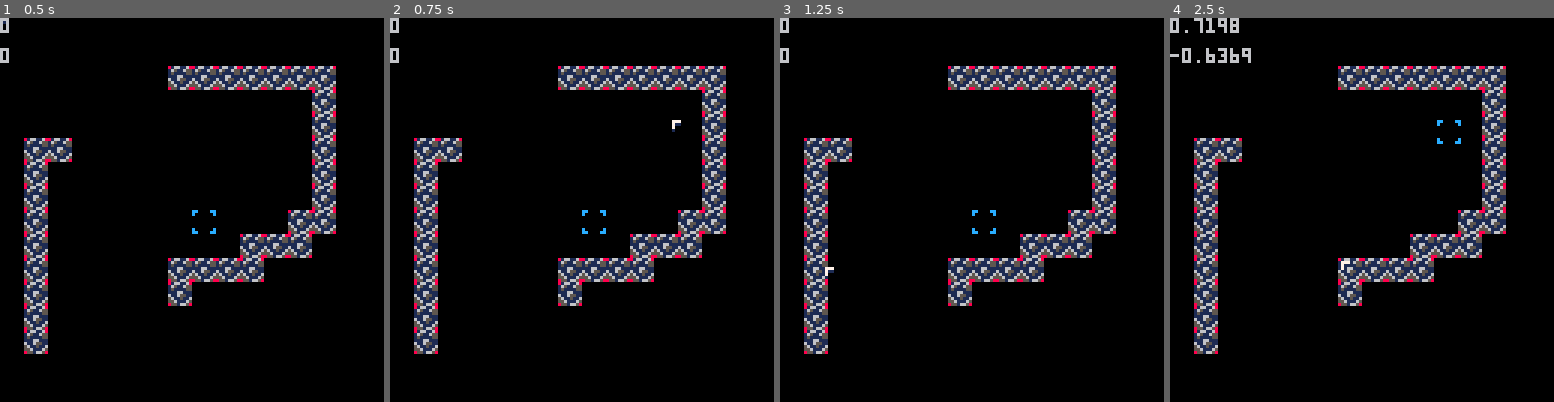
Above: before the commit, frames 1-4 (left to right).
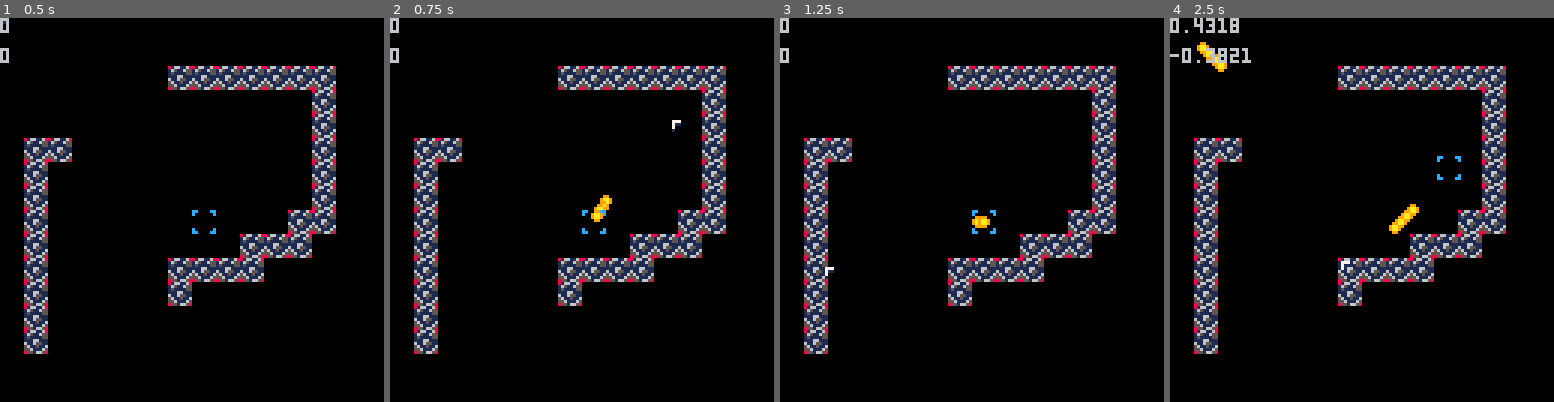
Above: after the commit, the same moments.

Repository: Yolwoocle/birds_with_guns
Game: PICO-8 cartridge zeldalike.p8
Same seed, same stepped clock (60 frames per second), same inputs: the game is played once before the commit and once after it.
Inputs (mouse positions are in pixels of both pictures, inside the frame that each line leads up to):
- Up to frame 1 (0.5 s): no input
- Up to frame 2 (0.75 s): click (670, 121) at 0.67 s
- Up to frame 3 (1.25 s): click (826, 267) at 1.22 s
- Up to frame 4 (2.5 s): hold Right 1.6-2.1 s; click (1277, 114) at 1.77 s; hold Up 2.15-2.42 s; click (1342, 259) at 2.32 s; hold Right from 2.47 s (still down)

Frame 1 is identical in both runs. In frame 2, 0.2% of the frame differs, in the area x 52-58%, y 46-54%; in frame 3, 0.1%; in frame 4, 0.8%, in the area x 6-76%, y 0-57%.

Commit message:
tire de retour

Diff:
--- a/zeldalike.p8
+++ b/zeldalike.p8
@@ -40,7 +40,7 @@
 		x=64,y=64,
 		dx=0,dy=0,
 
-		spd=.5,
+		spd=.30,
 		fric=0.8,
 
 		bx=0,by=0,
@@ -52,6 +52,10 @@
 	for p in all(players) do
 	 local dx,dy = p.dx,p.dy
 	 local spd = p.spd
+
+	 if stat(34) & 1==1 then
+	  spawn_bullet(p.x,p.y,1,2)
+	 end
 
 	 if (btn(⬅️,p.n)) p.dx-=spd
 	 if (btn(➡️,p.n)) p.dx+=spd
@@ -89,7 +93,7 @@
 
 function update_bullet()
 	for i in all(bullet) do
-		if check_flag(1,i.x+(i.traj_x*1.5)+4,i.y+4+(i.traj_y*1.5)) then
+		if is_solid(i.x+(i.traj_x*1.5)+4,i.y+4+(i.traj_y*1.5)) then
 		 del(bullet,i)
 	 end
 		i.x += i.traj_x
